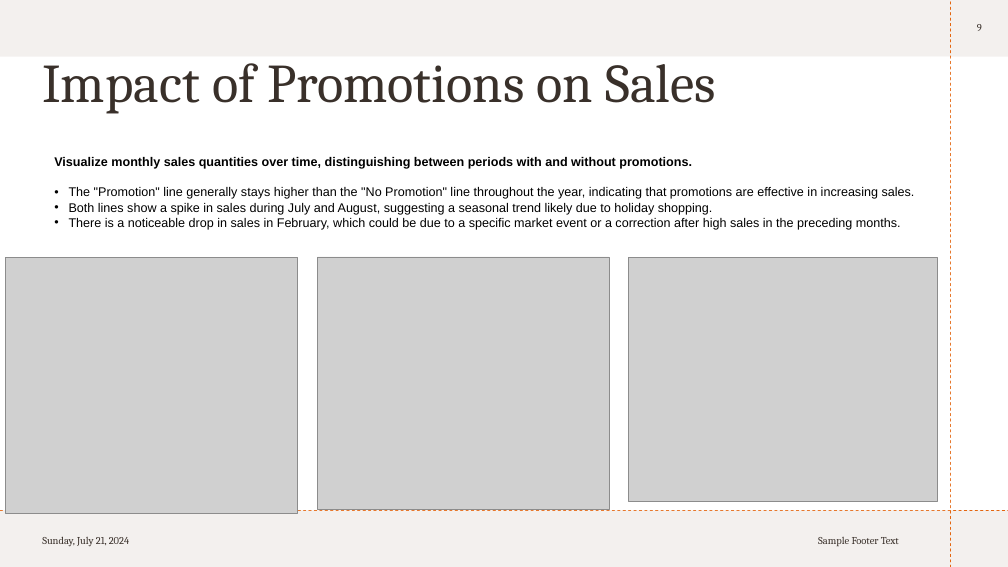
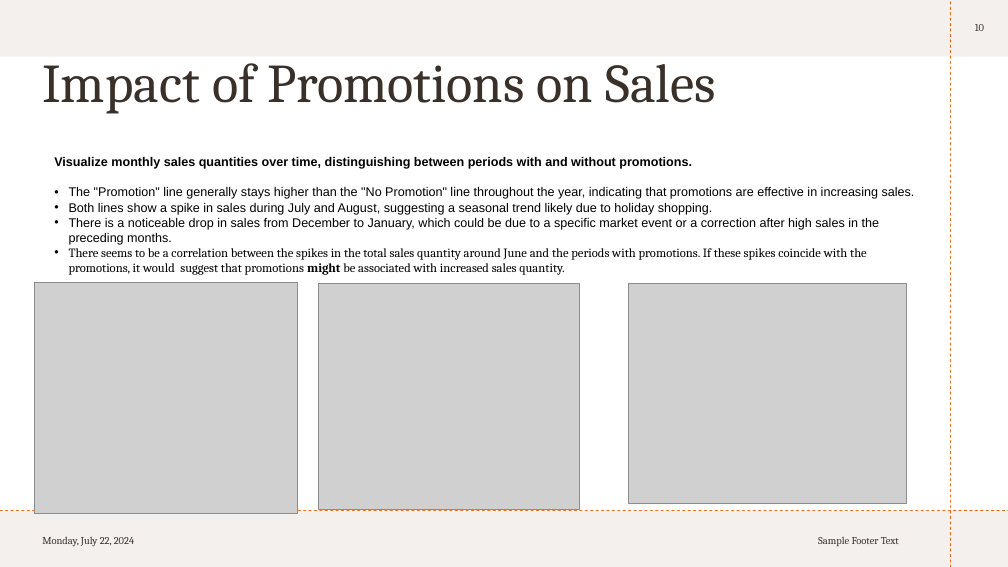
Before and after one commit to KarishmaFernandes/Forecasting-Future-Sales, a slide deck: slide 10 of sales Circly.pptx (slide 9 before the commit). Drawn at 1008x567 pixels with LibreOffice and Linux fonts; fonts in the diff are those of the drawing; grey boxes stand for pictures. Boxes give left, top, right and bottom in pixels: in the first picture for what was removed or moved away, otherwise in the second. Text is boxed around its words. In the diff, an @@ line names an element or a change of style, - is before the commit and + after.

```diff
--- a/sales Circly.pptx
+++ b/sales Circly.pptx
@@ page number at box(975, 24, 984, 31): text changed @@
-9
+10
@@ text at box(69, 218, 879, 275): text changed; font Arial to Cambria @@
-• There is a noticeable drop in sales in February, which could be due to a specific market event or a correction after high sales in the preceding months.
+• There is a noticeable drop in sales from December to January, which could be due to a specific market event or a correction after high sales in the preceding months.
+• There seems to be a correlation between the spikes in the total sales quantity around June and the periods with promotions. If these spikes coincide with the promotions, it would suggest that promotions might be associated with increased sales quantity.
@@ picture: place and size @@
-picture at box(5, 257, 297, 514)
+picture at box(35, 283, 298, 514)
@@ picture: place and size @@
-picture at box(318, 257, 609, 510)
+picture at box(319, 284, 580, 510)
@@ picture: place and size @@
-picture at box(629, 257, 938, 501)
+picture at box(629, 284, 907, 504)
@@ text at box(42, 537, 134, 547): text changed @@
-Sunday, July 21, 2024
+Monday, July 22, 2024
```
Also in this commit, not shown: 10 other slides changed, 5 slides added, 6 slides removed.
